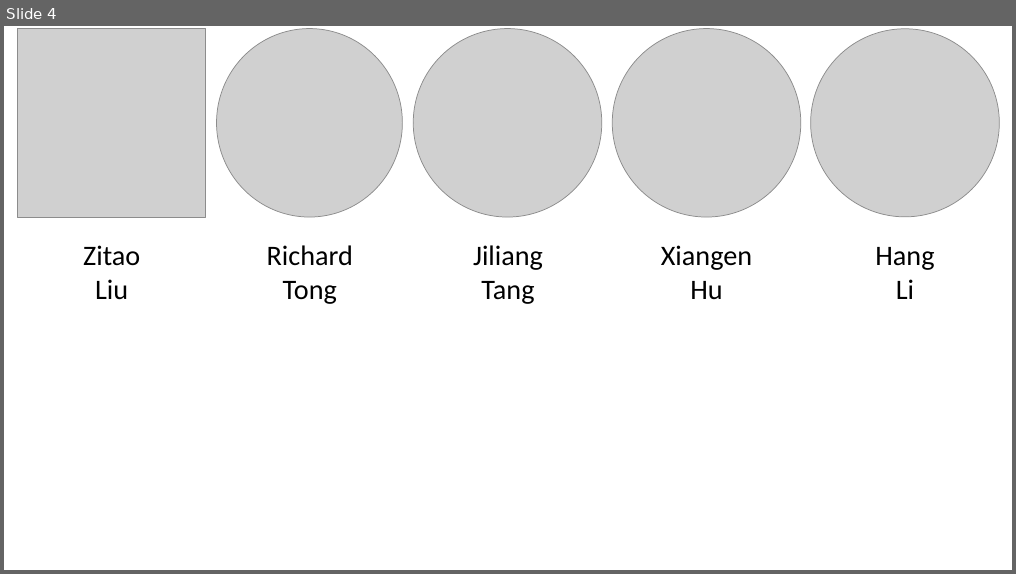
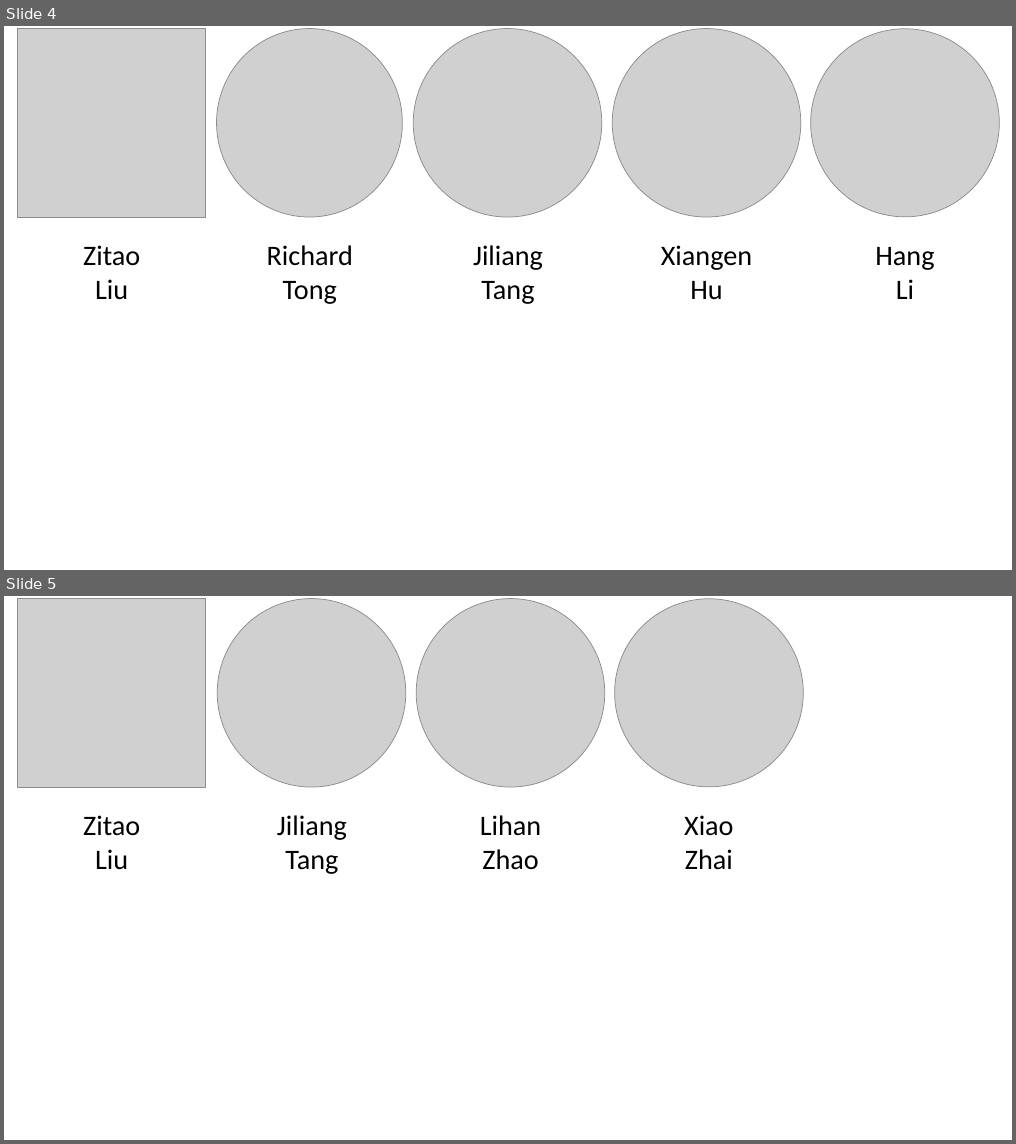
Before and after one commit to ai4ed/ai4ed.github.io, a slide deck: workshop_organizers.pptx. Shown one above the other, each under a label of ours: slide 4 before the commit, slides 4 and 5 after it. The pictures are 1016x574 and 1016x1144 pixels, drawn with LibreOffice and Linux fonts; fonts in the diff are those of the drawing; grey boxes stand for pictures. Boxes give left, top, right and bottom in pixels: in the first picture for what was removed or moved away, otherwise in the second. Text is boxed around its words. In the diff, an @@ line names an element or a change of style, - is before the commit and + after.

```diff
--- a/workshop_organizers.pptx
+++ b/workshop_organizers.pptx
@@ slide 5 added at box(4, 596, 1012, 1140), background #FFFFFF @@
@@ picture added at box(18, 599, 206, 788) @@
@@ picture added at box(217, 599, 406, 788) @@
@@ picture added at box(416, 599, 605, 788) @@
@@ picture added at box(614, 599, 803, 787) @@
@@ text added at box(83, 815, 140, 870), 28 pt, text #000000 @@
+Zitao
+Liu
@@ text added at box(277, 815, 347, 874), 28 pt, text #000000 @@
+Jiliang
+Tang
@@ text added at box(480, 815, 541, 870), 28 pt, text #000000 @@
+Lihan
+Zhao
@@ text added at box(684, 815, 733, 870), 28 pt, text #000000 @@
+Xiao
+Zhai
```
Also in this commit, not shown: 7 other files.
